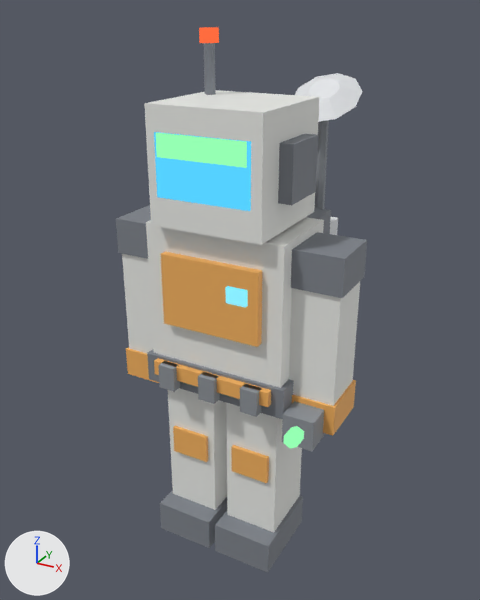
Renders of the glTF model assets/models/suit-engineer.glb from each side of a commit.
The view is the same before and after, from a camera (50 mm lens) standing at (1.15, -2.06, 2.12) and looking at (-0.04, 0.12, 1.03). Every picture has the same lights, and +X, +Y and +Z are marked at lower left. The picture after the commit comes second. Vertices at exactly the same position are counted once.

The scene before the commit, as lines of its bpy script (objects in view):
```python
me_suit_engineer = bpy.data.meshes.new('suit-engineer')
me_suit_engineer.from_pydata(...)  # 340 vertices, 536 faces; spans x -0.47..0.47, y -0.27..0.55, z 0.0..2.06
# faces by material slot: [452, 84]
me_suit_engineer.materials.append(mat_body)  # picture img_image_0
me_suit_engineer.materials.append(mat_glow)
ob_mesh = bpy.data.objects.new('mesh', me_suit_engineer)
ob_mesh.location = (0.0, 0.0, 0.0)
```
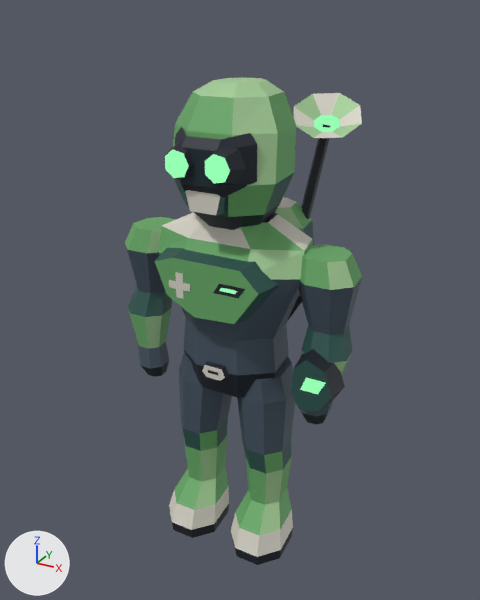
Patch to the scene script:
```diff
--- a/assets/models/suit-engineer.glb.py
+++ b/assets/models/suit-engineer.glb.py
@@ me_suit_engineer @@
 # used by ob_mesh; location = (0.0, 0.0, 0.0)
-me_suit_engineer.from_pydata(...)  # 340 vertices, 536 faces; spans x -0.47..0.47, y -0.27..0.55, z 0.0..2.06
+me_suit_engineer.from_pydata(...)  # 580 vertices, 1028 faces; spans x -0.49..0.49, y -0.26..0.45, z 0.0..1.89
+# me_suit_engineer part 1: the loose piece of 8 vertices spanning x -0.25..-0.03, y -0.13..0.13, z 0.09..0.75 is rebuilt with 64 vertices and now spans x -0.28..-0.03, y -0.2..0.14, z 0.0..0.82
+# me_suit_engineer part 2: the loose piece of 8 vertices spanning x 0.28..0.46, y -0.1..0.1, z 0.78..1.36 is rebuilt with 56 vertices and now spans x 0.27..0.49, y -0.11..0.12, z 0.68..1.34
+# me_suit_engineer part 3: the loose piece of 8 vertices spanning x 0.03..0.25, y -0.13..0.13, z 0.09..0.75 is rebuilt with 64 vertices and now spans x 0.03..0.28, y -0.2..0.14, z 0.0..0.82
+# me_suit_engineer part 4: the loose piece of 8 vertices spanning x -0.28..0.28, y -0.17..0.17, z 0.78..1.4 is rebuilt with 48 vertices and now spans x -0.31..0.31, y -0.17..0.18, z 0.74..1.42
+# me_suit_engineer part 5: the loose piece of 8 vertices spanning x -0.23..0.23, y 0.17..0.37, z 0.82..1.38 is rebuilt with 32 vertices and now spans x -0.21..0.21, y 0.11..0.43, z 0.93..1.43
+# me_suit_engineer part 6: the loose piece of 8 vertices spanning x -0.2..0.2, y -0.2..-0.16, z 1.02..1.3 is rebuilt with 14 vertices and now spans x -0.25..0.25, y -0.22..-0.08, z 1.07..1.32
+# me_suit_engineer part 7: the loose piece of 8 vertices spanning x -0.18..0.18, y -0.23..-0.19, z 1.52..1.74 is rebuilt with 16 vertices and now spans x -0.16..0.16, y -0.24..-0.14, z 1.55..1.75, in mat_body (picture img_image_0)
+# me_suit_engineer part 8: the loose piece of 8 vertices spanning x -0.22..0.22, y -0.22..0.22, z 1.41..1.83 is rebuilt with 48 vertices and now spans x -0.21..0.21, y -0.21..0.2, z 1.39..1.89
+# me_suit_engineer part 9: the loose piece of 8 vertices spanning x -0.46..-0.28, y -0.1..0.1, z 0.78..1.36 is rebuilt with 56 vertices and now spans x -0.49..-0.27, y -0.11..0.12, z 0.68..1.34
+# me_suit_engineer part 10: 22 loose pieces with 214 vertices, spanning x -0.47..0.47, y -0.27..0.54, z 0.0..2.06, are deleted
+# me_suit_engineer part 11: 54 vertices removed from x -0.3..0.47, y -0.23..0.55, z 0.74..1.88; 126 vertices added at x -0.16..0.49, y -0.26..0.45, z 0.77..1.82
+# other edits to the shape of me_suit_engineer do not show in these pictures
 me_suit_engineer.materials.append(mat_body)
```

Location of each change, (x1, y1, x2, y2) in pixels of the pictures (480 x 600 px):
'mesh', reshaped (11% shorter): before (116, 27, 367, 573); after (125, 78, 362, 565)
part 1 of me_suit_engineer, rebuilt: before (168, 388, 227, 510); after (169, 352, 232, 538)
part 2 of me_suit_engineer, rebuilt: before (289, 282, 360, 406); after (299, 244, 362, 425)
part 3 of me_suit_engineer, rebuilt: before (226, 403, 302, 532); after (231, 357, 295, 565)
part 4 of me_suit_engineer, rebuilt: before (146, 217, 324, 388); after (157, 212, 313, 398)
part 5 of me_suit_engineer, rebuilt: before (307, 208, 331, 234); after (275, 197, 314, 321)
part 6 of me_suit_engineer, rebuilt (24% wider, 20% shorter): before (161, 252, 262, 347); after (155, 248, 280, 324)
part 7 of me_suit_engineer, rebuilt (15% narrower, 10% shorter): before (154, 132, 251, 211); after (175, 127, 257, 198)
part 8 of me_suit_engineer, rebuilt (30% narrower): before (144, 90, 320, 245); after (173, 78, 296, 230)
part 9 of me_suit_engineer, rebuilt: before (122, 254, 153, 353); after (125, 217, 176, 377)
part 10 of me_suit_engineer, deleted: before (116, 27, 356, 573)
part 11 of me_suit_engineer, cut back: before (147, 73, 367, 419); after (165, 93, 362, 412)
